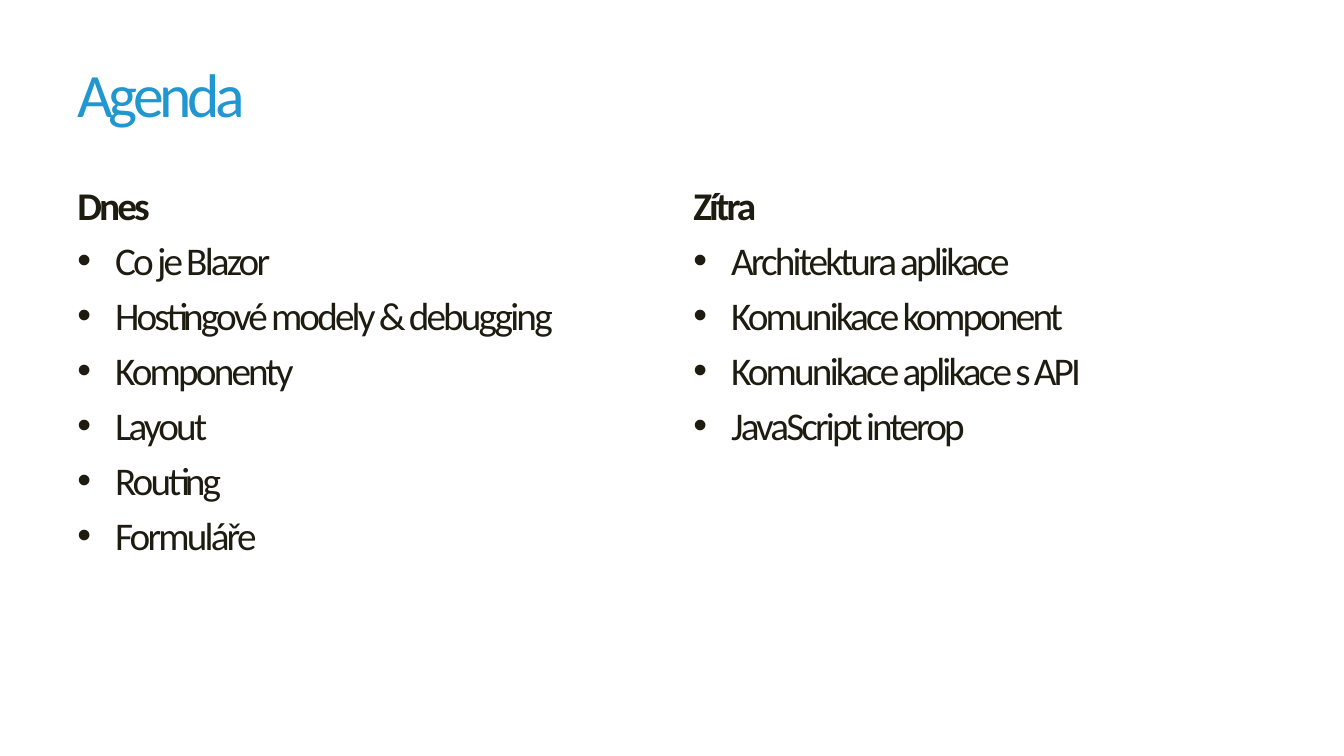
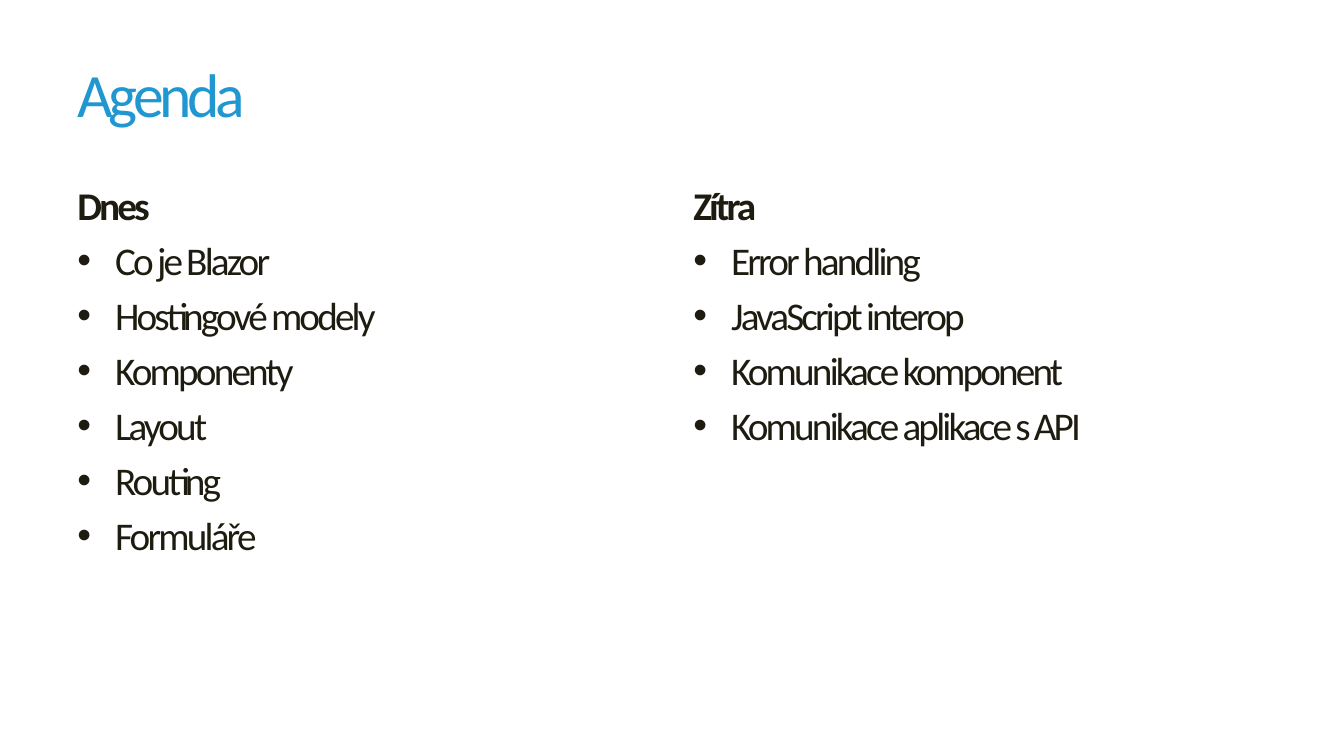
Before and after one commit to jirikanda/BlazorDemos, a slide deck: slide 2 of Presentation/00 - Intro.pptx. Drawn at 1344x756 pixels with LibreOffice and Linux fonts; fonts in the diff are those of the drawing; background and template pictures are left out. Boxes give left, top, right and bottom in pixels: in the first picture for what was removed or moved away, otherwise in the second. Text is boxed around its words. In the diff, an @@ line names an element or a change of style, - is before the commit and + after.

```diff
--- a/Presentation/00 - Intro.pptx
+++ b/Presentation/00 - Intro.pptx
@@ text at <box>731,247,965,337</box>: text changed @@
-• Architektura aplikace
+• Error handling
+• JavaScript interop
@@ text at <box>115,302,376,337</box>: text changed @@
-• Hostingové modely & debugging
+• Hostingové modely
@@ text at <box>731,413,965,447</box>: paragraph removed @@
-• JavaScript interop
```
Also in this commit, not shown: 4 other files.
